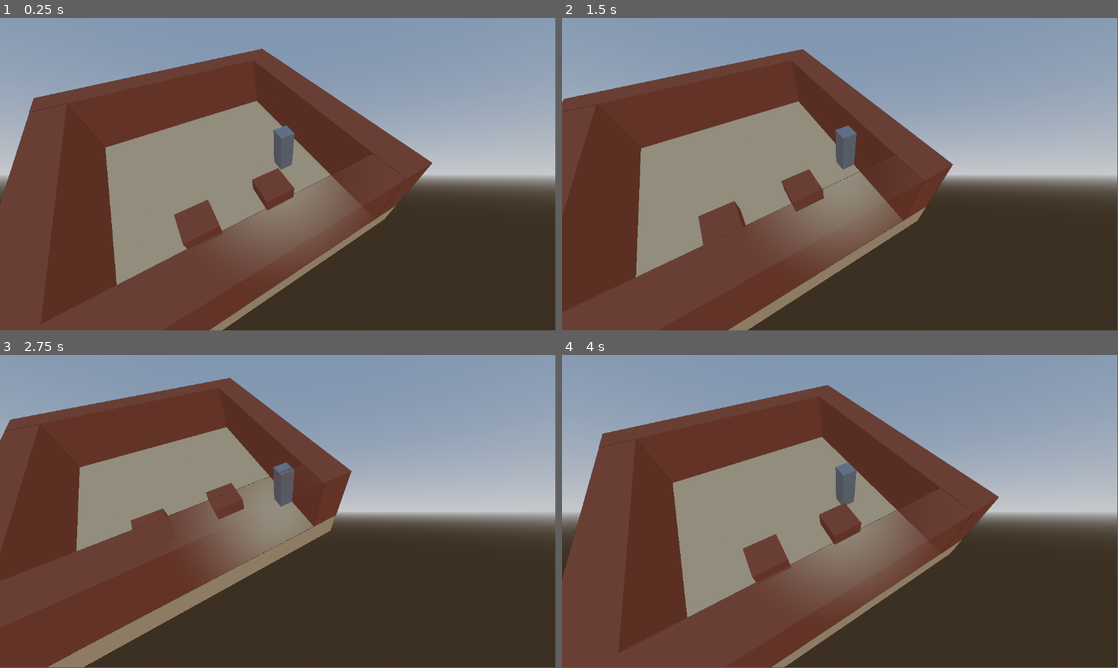
Above: before the commit, frames 1-4 (two rows, left to right).
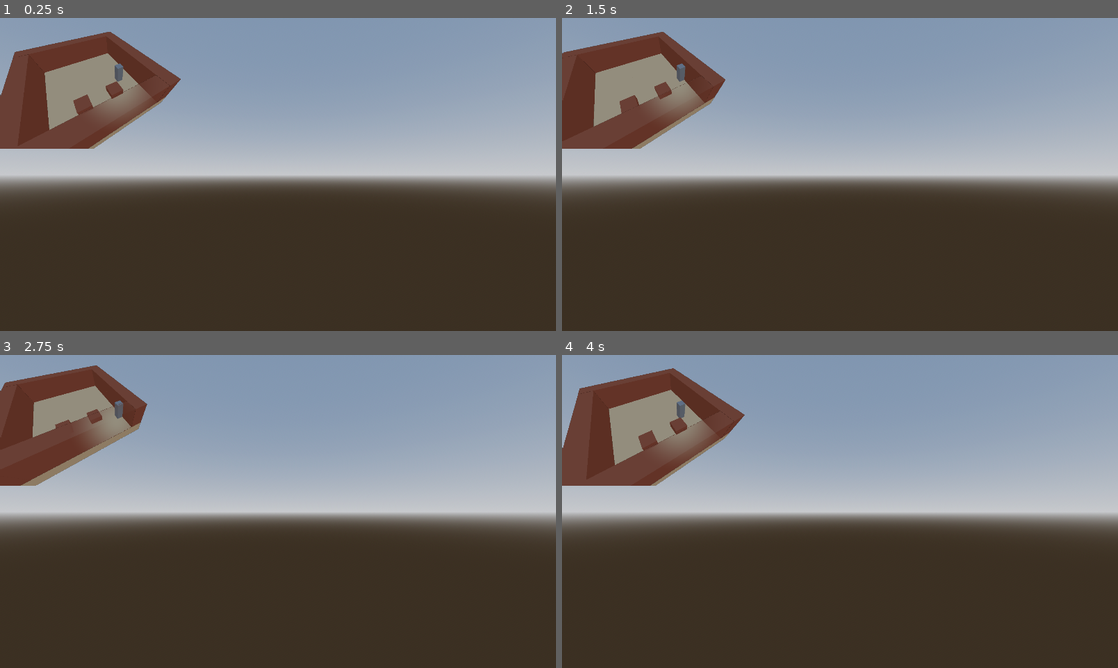
Above: after the commit, the same moments.

Repository: GenryMacros/Couple_Connection
Game: Godot game, scene res://root.tscn
Two runs of this game, one before a commit and one after it. Both use one fixed random seed, a clock stepped at 60 frames per second and the inputs below.
Inputs:
- Up to frame 1 (0.25 s): no input
- Up to frame 2 (1.5 s): tap Enter (ui_accept) at 0.5, 1.35 s; hold D (right) 0.53-1.28 s; hold Enter (ui_accept) 0.53-1.28 s; hold S (backward) from 1.28 s (still down)
- Up to frame 3 (2.75 s): tap Enter (ui_accept) at 1.52, 1.82 s; release S (backward) at 2.03 s; hold D (right) from 2.03 s (still down); hold Enter (ui_accept) from 2.03 s (still down)
- Up to frame 4 (4 s): release D (right) at 2.78 s; release Enter (ui_accept) at 2.78 s; hold W (forward) 2.78-3.53 s; tap Enter (ui_accept) at 2.85, 3.02, 3.32 s; hold A (left) from 3.53 s (still down); hold Enter (ui_accept) from 3.53 s (still down)
In our replay, the window is 799x449 before the commit and 800x450 after it. These sizes can differ from the game's own. Grey fills any space a smaller window leaves; there, only what the larger window draws over its background counts as a difference.

The runs differ from the first frame. In frame 1, 51% of the frame differs, in the area x 0-100%, y 0-100%; in frame 2, 46%; in frame 3, 40%; in frame 4, 51%.

Commit message:
Added base dialog system

Diff:
--- /dev/null
+++ b/NotesAndInteractions/Dialogues/dialog_player.tscn
@@ -0,0 +1,80 @@
+[gd_scene load_steps=2 format=3 uid="uid://hvgt15fjxbed"]
+
+[ext_resource type="Script" path="res://Scripts/Dialogs/Dialog_Player.gd" id="1_ge4f1"]
+
+[node name="Dialog_Player" type="Control"]
+process_mode = 3
+layout_mode = 3
+anchors_preset = 15
+anchor_right = 1.0
+anchor_bottom = 1.0
+grow_horizontal = 2
+grow_vertical = 2
+script = ExtResource("1_ge4f1")
+
+[node name="CanvasLayer" type="CanvasLayer" parent="."]
+
+[node name="VBoxContainer" type="VBoxContainer" parent="CanvasLayer"]
+anchors_preset = 15
+anchor_right = 1.0
+anchor_bottom = 1.0
+grow_horizontal = 2
+grow_vertical = 2
+size_flags_horizontal = 3
+size_flags_vertical = 3
+
+[node name="Space" type="Control" parent="CanvasLayer/VBoxContainer"]
+layout_mode = 2
+size_flags_horizontal = 3
+size_flags_vertical = 3
+size_flags_stretch_ratio = 2.0
+
+[node name="PanelContainer" type="PanelContainer" parent="CanvasLayer/VBoxContainer"]
+layout_mode = 2
+size_flags_vertical = 3
+
+[node name="VBoxContainer" type="VBoxContainer" parent="CanvasLayer/VBoxContainer/PanelContainer"]
+layout_mode = 2
+
+[node name="HBoxContainer2" type="HBoxContainer" parent="CanvasLayer/VBoxContainer/PanelContainer/VBoxContainer"]
+layout_mode = 2
+size_flags_vertical = 3
+
+[node name="Space" type="Control" parent="CanvasLayer/VBoxContainer/PanelContainer/VBoxContainer/HBoxContainer2"]
+layout_mode = 2
+size_flags_horizontal = 3
+size_flags_vertical = 3
+
+[node name="CharacterName" type="Label" parent="CanvasLayer/VBoxContainer/PanelContainer/VBoxContainer/HBoxContainer2"]
+layout_mode = 2
+size_flags_horizontal = 2
+size_flags_vertical = 3
+size_flags_stretch_ratio = 5.0
+theme_type_variation = &"HeaderMedium"
+
+[node name="HBoxContainer" type="HBoxContainer" parent="CanvasLayer/VBoxContainer/PanelContainer/VBoxContainer"]
+layout_mode = 2
+size_flags_vertical = 3
+size_flags_stretch_ratio = 3.0
+
+[node name="Space" type="Control" parent="CanvasLayer/VBoxContainer/PanelContainer/VBoxContainer/HBoxContainer"]
+layout_mode = 2
+size_flags_horizontal = 3
+size_flags_vertical = 3
+
+[node name="VBoxContainer" type="VBoxContainer" parent="CanvasLayer/VBoxContainer/PanelContainer/VBoxContainer/HBoxContainer"]
+layout_mode = 2
+size_flags_horizontal = 3
+size_flags_stretch_ratio = 5.0
+
+[node name="Replica" type="Label" parent="CanvasLayer/VBoxContainer/PanelContainer/VBoxContainer/HBoxContainer/VBoxContainer"]
+layout_mode = 2
+size_flags_horizontal = 3
+size_flags_vertical = 3
+size_flags_stretch_ratio = 3.0
+
+[node name="CharacterTyper" type="Timer" parent="CanvasLayer/VBoxContainer/PanelContainer/VBoxContainer/HBoxContainer/VBoxContainer/Replica"]
+
+[node name="AudioStreamPlayer" type="AudioStreamPlayer" parent="CanvasLayer/VBoxContainer/PanelContainer/VBoxContainer/HBoxContainer/VBoxContainer/Replica"]
+
+[connection signal="timeout" from="CanvasLayer/VBoxContainer/PanelContainer/VBoxContainer/HBoxContainer/VBoxContainer/Replica/CharacterTyper" to="." method="_on_character_typer_timeout"]
--- /dev/null
+++ b/NotesAndInteractions/Dialogues/interaction_controller.tscn
@@ -0,0 +1,54 @@
+[gd_scene load_steps=3 format=3 uid="uid://co7ga5viqxnk"]
+
+[ext_resource type="Script" path="res://Scripts/NotesAndInteractions/InteractionController.gd" id="1_vdlv1"]
+[ext_resource type="Texture2D" uid="uid://1i5xjdxabbgg" path="res://NotesAndInteractions/Dialogues/resource/Ruby.png" id="2_f68um"]
+
+[node name="InteractionController" type="CanvasLayer"]
+process_mode = 3
+script = ExtResource("1_vdlv1")
+
+[node name="VBoxContainer" type="VBoxContainer" parent="."]
+anchors_preset = 15
+anchor_right = 1.0
+anchor_bottom = 1.0
+grow_horizontal = 2
+grow_vertical = 2
+
+[node name="Spacer2" type="Control" parent="VBoxContainer"]
+layout_mode = 2
+size_flags_horizontal = 3
+size_flags_vertical = 3
+size_flags_stretch_ratio = 2.0
+
+[node name="Background" type="TextureRect" parent="VBoxContainer"]
+layout_mode = 2
+size_flags_vertical = 3
+texture = ExtResource("2_f68um")
+expand_mode = 1
+
+[node name="HBoxContainer" type="HBoxContainer" parent="VBoxContainer/Background"]
+layout_mode = 1
+anchors_preset = 15
+anchor_right = 1.0
+anchor_bottom = 1.0
+grow_horizontal = 2
+grow_vertical = 2
+metadata/_edit_use_anchors_ = true
+
+[node name="Spacer" type="Control" parent="VBoxContainer/Background/HBoxContainer"]
+layout_mode = 2
+size_flags_horizontal = 3
+
+[node name="Label" type="Label" parent="VBoxContainer/Background/HBoxContainer"]
+layout_mode = 2
+size_flags_horizontal = 3
+size_flags_vertical = 1
+size_flags_stretch_ratio = 3.0
+theme_override_font_sizes/font_size = 24
+text_overrun_behavior = 2
+
+[node name="next_char" type="Timer" parent="VBoxContainer/Background/HBoxContainer/Label"]
+
+[node name="VoicePlayer" type="AudioStreamPlayer" parent="VBoxContainer/Background"]
+
+[connection signal="timeout" from="VBoxContainer/Background/HBoxContainer/Label/next_char" to="." method="_on_next_char_timeout"]
--- /dev/null
+++ b/NotesAndInteractions/Dialogues/resource/Texts/TheDarkSelfCharacters.csv
@@ -0,0 +1,3 @@
+CHARACTER_NAME,en,ua
+ACTOR_1,Sanya,Саня
+ACTOR_2,Vanya,Ваня
--- /dev/null
+++ b/NotesAndInteractions/Dialogues/resource/Texts/TheDarkSelfDialogues.csv
@@ -0,0 +1,7 @@
+DIALOGUE_KEY,en,ua
+DIALOGUE_1_0,Hello! Somebody hears me!\nHello! Somebody hears me!\nHello! Somebody hears me!,"Агов, Хтось мене чує!"
+DIALOGUE_1_1,I am realy need help!!!,Мені дуже потрібна допомога!!!
+DIALOGUE_1_2,"HELP ME, PLEASE!","ДОПОМОЖІТЬ, БУДЬ-ЛАСКА!"
+DIALOGUE_2_0,"Hey, hey, iI'd heard you!","Гей, гей, я тебе почув !"
+DIALOGUE_2_1,But I don't see you...,Але я не бачу тебe
+DIALOGUE_2_2,"Please, shout louder, and I'll find you!",Будь-ласка кричіть голосніше і я знайду вас!
--- a/NotesAndInteractions/UI/interaction_controller.tscn
+++ /dev/null
@@ -1,31 +0,0 @@
-[gd_scene load_steps=3 format=3 uid="uid://co7ga5viqxnk"]
-
-[ext_resource type="Script" path="res://Scripts/NotesAndInteractions/InteractionController.gd" id="1_vdlv1"]
-[ext_resource type="Texture2D" uid="uid://1i5xjdxabbgg" path="res://NotesAndInteractions/UI/resource/Ruby.png" id="2_f68um"]
-
-[node name="InteractionController" type="CanvasLayer"]
-process_mode = 3
-script = ExtResource("1_vdlv1")
-
-[node name="Background" type="TextureRect" parent="."]
-anchors_preset = 12
-anchor_top = 1.0
-anchor_right = 1.0
-anchor_bottom = 1.0
-offset_left = 32.0
-offset_top = -200.0
-offset_right = -20.0
-grow_horizontal = 2
-grow_vertical = 0
-texture = ExtResource("2_f68um")
-expand_mode = 1
-
-[node name="Label" type="Label" parent="Background"]
-layout_mode = 0
-offset_right = 1100.0
-offset_bottom = 188.0
-text = "Hallo"
-autowrap_mode = 2
-text_overrun_behavior = 1
-
-[node name="VoicePlayer" type="AudioStreamPlayer" parent="Background"]
--- /dev/null
+++ b/NotesAndInteractions/json/Dialogs.json
@@ -0,0 +1,71 @@
+{
+	"dialog1":
+	{
+		"script":
+		{
+			"replica1":
+			{
+				"actorName":"ACTOR_1",
+				"visibleName":"ACTOR_1",
+				"text": "DIALOGUE_1_0",
+				"audioPath": "res://NotesAndInteractions/Dialogues/resource/YOASOBI_祝福_Official_Music_Video_機動戦士ガンダム_水星の魔女_オープニングテーマ.ogg",
+				"optionReplicas":[],
+				"nextReplica": "replica2"
+			},
+			"replica2":
+			{
+				"actorName":"ACTOR_2",
+				"visibleName":"ACTOR_2",
+				"text": "DIALOGUE_2_0",
+				"audioPath": "res://NotesAndInteractions/Dialogues/resource/YOASOBI_祝福_Official_Music_Video_機動戦士ガンダム_水星の魔女_オープニングテーマ.ogg",
+				"optionReplicas":[],
+				"nextReplica": "replica3"
+			},
+			"replica3":
+			{
+				"actorName":"ACTOR_1",
+				"visibleName":"ACTOR_1",
+				"text": "DIALOGUE_1_1",
+				"audioPath": "res://NotesAndInteractions/Dialogues/resource/YOASOBI_祝福_Official_Music_Video_機動戦士ガンダム_水星の魔女_オープニングテーマ.ogg",
+				"optionReplicas":[],
+				"nextReplica": "replica4"
+			},
+			"replica4":
+			{
+				"actorName":"ACTOR_2",
+				"visibleName":"ACTOR_2",
+				"text": "DIALOGUE_2_1",
+				"audioPath": "res://NotesAndInteractions/Dialogues/resource/YOASOBI_祝福_Official_Music_Video_機動戦士ガンダム_水星の魔女_オープニングテーマ.ogg",
+				"optionReplicas":[],
+				"nextReplica": "replica5"
+			},
+			"replica5":
+			{
+				"actorName":"ACTOR_1",
+				"visibleName":"ACTOR_1",
+				"text": "DIALOGUE_1_2",
+				"audioPath": "res://NotesAndInteractions/Dialogues/resource/YOASOBI_祝福_Official_Music_Video_機動戦士ガンダム_水星の魔女_オープニングテーマ.ogg",
+				"optionReplicas":[],
+				"nextReplica": "replica6"
+			},
+			"replica6":
+			{
+				"actorName":"ACTOR_2",
+				"visibleName":"???",
+				"text": "DIALOGUE_2_2",
+				"audioPath": "res://NotesAndInteractions/Dialogues/resource/YOASOBI_祝福_Official_Music_Video_機動戦士ガンダム_水星の魔女_オープニングテーマ.ogg",
+				"optionReplicas":[],
+				"nextReplica": "end"
+			},
+			"end":
+			{
+				"actorName":"",
+				"visibleName":"",
+				"text": "",
+				"audioPath": "",
+				"optionReplicas":[],
+				"nextReplica": "stop"
+			}
+		}
+	}
+}
--- a/NotesAndInteractions/json/Interactions.json
+++ b/NotesAndInteractions/json/Interactions.json
@@ -1,12 +1,10 @@
 {
 	"interaction1": {
-		"messageText": "Hello, I am the test dialog 1.\n And I am the best in the world\n Do you agree with me, dont' you?",
-		"messageAudio": "res://NotesAndInteractions/UI/resource/House In a Forest Loop.ogg",
-		"relatedNoteKey": "note1"
+		"messageText": "DIALOGUE_1_0",
+		"messageAudio": "res://NotesAndInteractions/Dialogues/resource/House In a Forest Loop.ogg"
 	},
 	"interaction2": {
-		"messageText": "Hallo, I am the test dialog 2.\n Is it a good weather outside, isn't it?\n I love frost and cold outside!!!",
-		"messageAudio": "res://NotesAndInteractions/UI/resource/House In a Forest Loop.ogg",
-		"relatedNoteKey": "note2"
+		"messageText": "DIALOGUE_2_0",
+		"messageAudio": "res://NotesAndInteractions/Dialogues/resource/YOASOBI_祝福_Official_Music_Video_機動戦士ガンダム_水星の魔女_オープニングテーマ.ogg"
 	}
 }
--- /dev/null
+++ b/Scripts/Dialogs/Dialog_Player.gd
@@ -0,0 +1,92 @@
+extends Control
+
+@export_file("*json")  var dialog_file
+@onready var background =  $CanvasLayer/VBoxContainer/PanelContainer;
+@onready var replica_audio_player = $CanvasLayer/VBoxContainer/PanelContainer/VBoxContainer/HBoxContainer/VBoxContainer/Replica/AudioStreamPlayer;
+@onready var replica_text_label =  $CanvasLayer/VBoxContainer/PanelContainer/VBoxContainer/HBoxContainer/VBoxContainer/Replica
+@onready var type_char_timer = $CanvasLayer/VBoxContainer/PanelContainer/VBoxContainer/HBoxContainer/VBoxContainer/Replica/CharacterTyper
+@onready var character_name_label = $CanvasLayer/VBoxContainer/PanelContainer/VBoxContainer/HBoxContainer2/CharacterName
+
+
+var dialogs = {};
+var dialog_script = {};
+var curr_replica : Dictionary = {};
+var message_char_index = 0;
+var curr_message = "";
+var is_in_progress = false;
+var type_character_speed = .1;
+
+# Called when the node enters the scene tree for the first time.
+func _ready():
+	background.visible = false;
+	dialogs = load_dialogs();
+	NotesAndInteractionService.display_dialog.connect(on_display_dialog);
+
+
+
+func load_dialogs():
+	if FileAccess.file_exists(dialog_file):
+		var dataFile = FileAccess.open(dialog_file, FileAccess.READ);
+		var parsedResult = JSON.parse_string(dataFile.get_as_text());
+		if parsedResult is Dictionary:
+			return parsedResult;
+		else:
+			print("Error reading file!");
+	else:
+		print("File doesn't exist!");
+
+func show_replica():
+	replica_text_label.text += curr_message[message_char_index];
+	message_char_index+=1;
+	if message_char_index >= curr_message.length():
+		message_char_index = 0;
+		type_char_timer.stop();
+		curr_replica = dialog_script[curr_replica["nextReplica"]];
+
+
+func next_replica():
+	if curr_replica["nextReplica"] != "stop":
+		if type_char_timer.is_stopped():
+			if message_char_index == 0:
+				curr_message = tr(curr_replica["text"]);
+			replica_text_label.text = "";
+			character_name_label.text = tr(curr_replica["visibleName"]);
+			replica_audio_player.stream = load(curr_replica["audioPath"]);
+			replica_audio_player.play();
+			type_char_timer.set_wait_time(type_character_speed);
+			type_char_timer.start();
+		else:
+			type_char_timer.wait_time /=1.5;
+	else:
+		finish_replica()
+
+
+func finish_replica():
+	type_char_timer.stop();
+	curr_message = "";
+	message_char_index = 0;
+	replica_text_label.text = "";
+	character_name_label.text = "";
+	background.visible = false;
+	is_in_progress = false;
+	get_tree().paused = false
+	replica_audio_player.stop();
+	type_char_timer.set_wait_time(type_character_speed);
+
+
+func on_display_dialog(dialog_key):
+	if is_in_progress:
+			next_replica()
+	else:
+		get_tree().paused = true;
+		background.visible = true;
+		is_in_progress = true;
+		dialog_script = dialogs[dialog_key]["script"];
+		curr_replica = dialog_script["replica1"];
+		type_char_timer.set_wait_time(type_character_speed);
+		TranslationServer.set_locale("en");
+		next_replica();
+
+
+func _on_character_typer_timeout():
+	show_replica();
--- a/Scripts/NotesAndInteractions/InteractionArea.gd
+++ b/Scripts/NotesAndInteractions/InteractionArea.gd
@@ -1,11 +1,15 @@
 extends Area3D
 
 @export var interaction_key = "";
+@export var dialog_key = "";
 var isAreaActive = false;
 
 func _input(event):
 	if isAreaActive and event.is_action_pressed("ui_accept"):
-		NotesAndInteractionService.emit_signal("display_interaction", interaction_key);
+		if interaction_key != "":
+			NotesAndInteractionService.display_interaction.emit(interaction_key);
+		if dialog_key != "":
+			NotesAndInteractionService.display_dialog.emit(dialog_key);
 
 func _on_area_entered(area):
 	isAreaActive = true;
--- a/Scripts/NotesAndInteractions/InteractionController.gd
+++ b/Scripts/NotesAndInteractions/InteractionController.gd
@@ -2,17 +2,22 @@
 
 @export_file("*json")  var interactions_text_file
 var interactions = {};
-var selected_text = [];
-var related_note_key = "";
+var messages = [];
+var message_char_index = 0;
+var curr_message = "";
 var is_in_progress = false;
+var type_character_speed = .1;
+@onready var background = $VBoxContainer/Background;
+@onready var label = $VBoxContainer/Background/HBoxContainer/Label;
+@onready var voicePlayer = $VBoxContainer/Background/VoicePlayer;
+@onready var nextCharTimer = $VBoxContainer/Background/HBoxContainer/Label/next_char;
 
-@onready var background = $Background;
-@onready var label = $Background/Label;
-@onready var voicePlayer = $Background/VoicePlayer;
+
 func _ready():
 	background.visible = false;
 	interactions = load_interactions_text();
 	NotesAndInteractionService.display_interaction.connect(on_display_iteraction);
+
 
 
 func load_interactions_text():
@@ -27,21 +32,31 @@
 		print("File doesn't exist!");
 
 func show_text():
-	label.text = selected_text.pop_front();
+	label.text += curr_message[message_char_index];
+	message_char_index+=1;
+	if message_char_index >= curr_message.length():
+		message_char_index = 0;
+		nextCharTimer.stop();
 
 func next_line():
-	if selected_text.size() > 0:
-		show_text()
+	if messages.size() > 0:
+		if message_char_index == 0:
+			curr_message = tr(messages.pop_front());
+		nextCharTimer.start();
 	else:
 		finish()
 
 func finish():
+	nextCharTimer.stop();
+	curr_message = "";
+	message_char_index = 0;
 	label.text = "";
 	background.visible = false;
 	is_in_progress = false;
 	get_tree().paused = false
-	NotesAndInteractionService.add_note.emit(related_note_key);
 	voicePlayer.stop();
+
+
 
 func on_display_iteraction(interaction_key):
 	if is_in_progress:
@@ -50,8 +65,12 @@
 		get_tree().paused = true;
 		background.visible = true;
 		is_in_progress = true;
-		selected_text = [interactions[interaction_key]["messageText"]];
-		related_note_key = interactions[interaction_key]["relatedNoteKey"];
+		messages = [interactions[interaction_key]["messageText"]];
 		voicePlayer.stream = load(interactions[interaction_key]["messageAudio"]);
 		voicePlayer.play();
-		show_text();
+		nextCharTimer.set_wait_time(type_character_speed);
+		next_line();
+
+
+func _on_next_char_timeout():
+	show_text()
--- a/Scripts/NotesAndInteractions/NotesAndInteractionService.gd
+++ b/Scripts/NotesAndInteractions/NotesAndInteractionService.gd
@@ -2,3 +2,4 @@
 
 signal display_interaction(interaction_key : String);
 signal add_note(note_key : String);
+signal display_dialog(dialog_key: String);
--- a/project.godot
+++ b/project.godot
@@ -28,6 +28,13 @@
 NotesAndInteractionService="*res://Scripts/NotesAndInteractions/NotesAndInteractionService.gd"
 GameManager="*res://game_manager.gd"
 
+[display]
+
+window/size/viewport_width=1920
+window/size/viewport_height=1080
+window/stretch/mode="viewport"
+window/stretch/aspect="expand"
+
 [input]
 
 forward={
@@ -51,6 +58,10 @@
 ]
 }
 
+[internationalization]
+
+locale/translations=PackedStringArray("res://NotesAndInteractions/Dialogues/resource/Texts/TheDarkSelfCharacters.en.translation", "res://NotesAndInteractions/Dialogues/resource/Texts/TheDarkSelfCharacters.ua.translation", "res://NotesAndInteractions/Dialogues/resource/Texts/TheDarkSelfDialogues.en.translation", "res://NotesAndInteractions/Dialogues/resource/Texts/TheDarkSelfDialogues.ua.translation")
+
 [layer_names]
 
 3d_physics/layer_7="Interactions"
--- a/root.tscn
+++ b/root.tscn
@@ -1,8 +1,8 @@
 [gd_scene load_steps=13 format=3 uid="uid://dkgcx7k7x1aff"]
 
 [ext_resource type="MeshLibrary" uid="uid://dxvwh8s1do674" path="res://Environment/mesh_library.tres" id="1_42eyh"]
-[ext_resource type="PackedScene" uid="uid://co7ga5viqxnk" path="res://NotesAndInteractions/UI/interaction_controller.tscn" id="1_beo8v"]
-[ext_resource type="PackedScene" uid="uid://sy2i2si6n7gg" path="res://NotesAndInteractions/UI/notes_controller.tscn" id="1_pee0b"]
+[ext_resource type="PackedScene" uid="uid://co7ga5viqxnk" path="res://NotesAndInteractions/Dialogues/interaction_controller.tscn" id="1_beo8v"]
+[ext_resource type="PackedScene" uid="uid://hvgt15fjxbed" path="res://NotesAndInteractions/Dialogues/dialog_player.tscn" id="1_jad7k"]
 [ext_resource type="PackedScene" uid="uid://bwyei52th0g1e" path="res://Environment/Imported/imported_wall_mock.tscn" id="2_51hkn"]
 [ext_resource type="PackedScene" uid="uid://btv3xq8q2os8c" path="res://Characters/Player.tscn" id="2_rns53"]
 [ext_resource type="Script" path="res://Scripts/Player/player_sc.gd" id="4_05d21"]
@@ -27,8 +27,8 @@
 
 [node name="root" type="Node3D"]
 
-[node name="NotesController" parent="." instance=ExtResource("1_pee0b")]
-notes_file = "res://NotesAndInteractions/json/Notes.json"
+[node name="Dialog_Player" parent="." instance=ExtResource("1_jad7k")]
+dialog_file = "res://NotesAndInteractions/json/Dialogs.json"
 
 [node name="InteractionController" parent="." instance=ExtResource("1_beo8v")]
 interactions_text_file = "res://NotesAndInteractions/json/Interactions.json"
@@ -73,7 +73,7 @@
 collision_mask = 64
 
 [node name="InteractionArea" parent="ImportedWallMock" instance=ExtResource("6_s64gn")]
-interaction_key = "interaction1"
+dialog_key = "dialog1"
 
 [node name="CollisionShape3D" parent="ImportedWallMock/InteractionArea" index="0"]
 transform = Transform3D(1, 0, 0, 0, 1, 0, 0, 0, 1, -0.0692446, 0.567871, -0.214692)
@@ -90,7 +90,6 @@
 collision_mask = 64
 
 [node name="InteractionArea" parent="ImportedWallMock2" instance=ExtResource("6_s64gn")]
-interaction_key = "interaction2"
 
 [node name="CollisionShape3D" parent="ImportedWallMock2/InteractionArea" index="0"]
 transform = Transform3D(1, 0, 0, 0, 1, 0, 0, 0, 1, -0.0692446, 0.567871, -0.214692)
Not shown: 4 places in Environment/mesh_library.tres that only renumber resources
Renamed: NotesAndInteractions/UI/notes_controller.tscn -> NotesAndInteractions/Dialogues/notes_controller.tscn
Not shown, added: NotesAndInteractions/Dialogues/resource/House In a Forest Loop.ogg.import
Renamed: NotesAndInteractions/UI/resource/Ruby.png -> NotesAndInteractions/Dialogues/resource/Ruby.png
Not shown, changed: NotesAndInteractions/Dialogues/resource/Ruby.png.import
Not shown, added: NotesAndInteractions/Dialogues/resource/Texts/TheDarkSelfCharacters.csv.import
Binary file added: NotesAndInteractions/Dialogues/resource/Texts/TheDarkSelfCharacters.en.translation
Binary file added: NotesAndInteractions/Dialogues/resource/Texts/TheDarkSelfCharacters.ua.translation
Not shown, added: NotesAndInteractions/Dialogues/resource/Texts/TheDarkSelfDialogues.csv.import
Binary file added: NotesAndInteractions/Dialogues/resource/Texts/TheDarkSelfDialogues.en.translation
Binary file added: NotesAndInteractions/Dialogues/resource/Texts/TheDarkSelfDialogues.ua.translation
Not shown, added: NotesAndInteractions/Dialogues/resource/YOASOBI_祝福_Official_Music_Video_機動戦士ガンダム_水星の魔女_オープニングテーマ.ogg.import
(and 3 more such lines)
